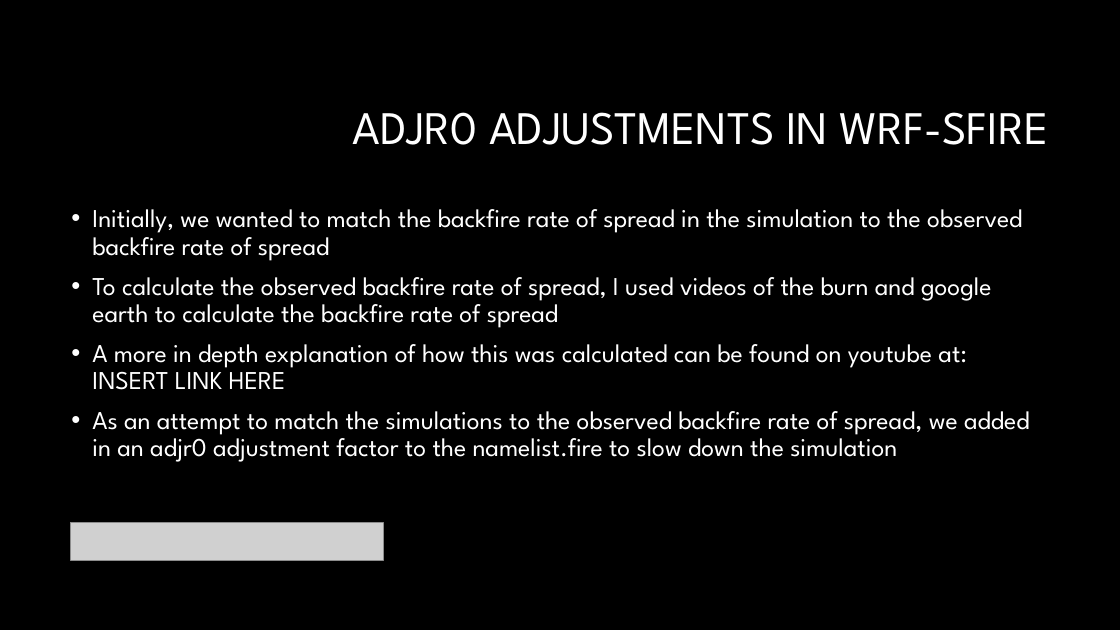
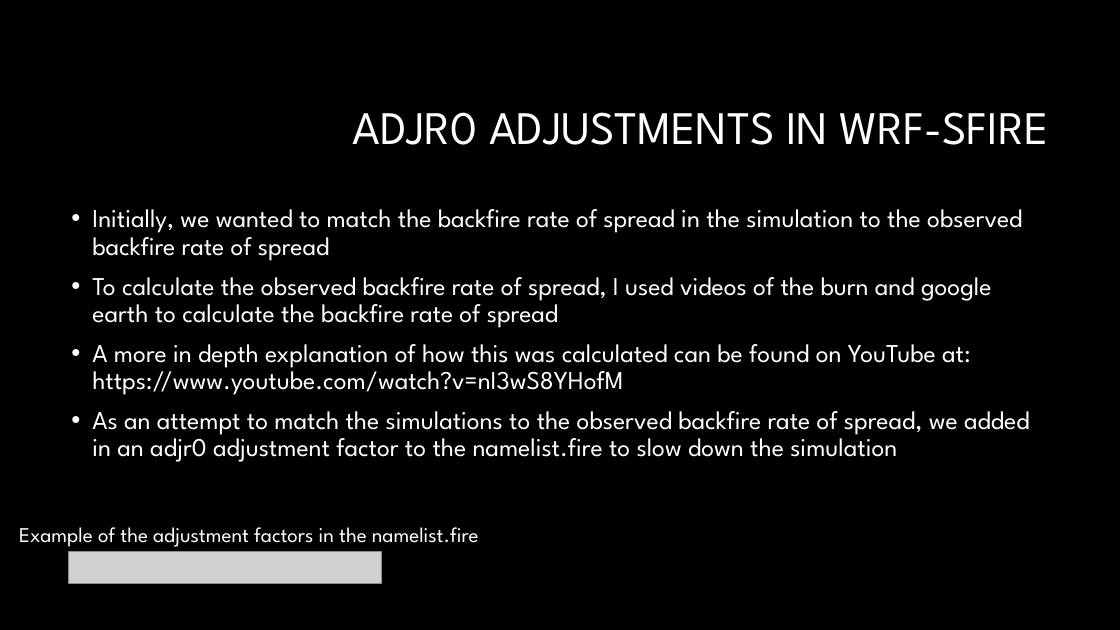
Before and after one commit to Jeremy-Benik/Meeting_Notes, a slide deck: slide 2 of Presentations/Adjustment_Factors.pptx. Drawn at 1120x630 pixels with LibreOffice and Linux fonts; fonts in the diff are those of the drawing; grey boxes stand for pictures; background and template pictures are left out. Boxes give left, top, right and bottom in pixels: in the first picture for what was removed or moved away, otherwise in the second. Text is boxed around its words. In the diff, an @@ line names an element or a change of style, - is before the commit and + after.

```diff
--- a/Presentations/Adjustment_Factors.pptx
+++ b/Presentations/Adjustment_Factors.pptx
@@ text at (92,344,971,395): text changed @@
-• A more in depth explanation of how this was calculated can be found on youtube at: INSERT LINK HERE
+• A more in depth explanation of how this was calculated can be found on YouTube at: https://www.youtube.com/watch?v=nI3wS8YHofM
@@ text added at (19,527,479,547), 18 pt, text #FFFFFF @@
+Example of the adjustment factors in the namelist.fire
@@ picture: place and size @@
-picture at (71,523,383,560)
+picture at (69,551,381,584)
```
Also in this commit, not shown: 5 other slides changed, 1 slide added, 1 other file.
